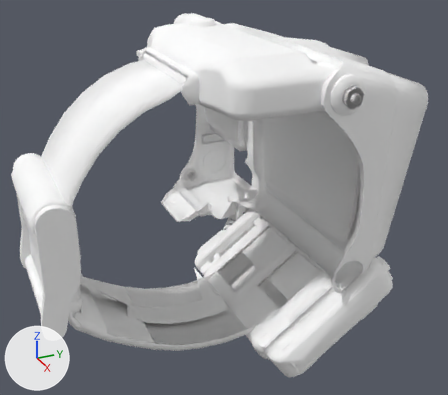
A saved change to the Blender file pip boy 2000.blend.
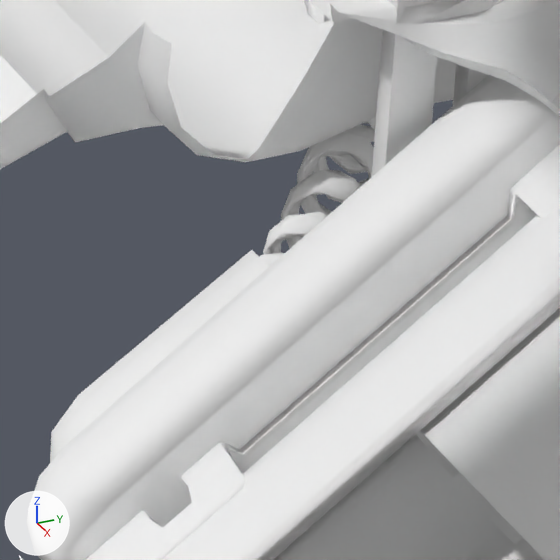
Old and new are each drawn from a camera (50 mm lens) standing at (25.28, -6.71, 8.8) and looking at (6.2, 1.88, -0.74) and again close up on the part from 43% to 58% of the width and 51% to 68% of the height. Arrows for +X, +Y and +Z are at lower left; the lights stay in place.

The older version as bpy lines, for what is in view:
```python
ob_pip_boy_2000 = bpy.data.objects.new('Pip boy 2000', me_pip_boy_2000)
ob_pip_boy_2000.location = (0.0, 0.0, 0.0)
ob_pip_boy_2000.rotation_euler = (1.571, 0.0, 0.0)  # degrees (90, 0, 0)
```
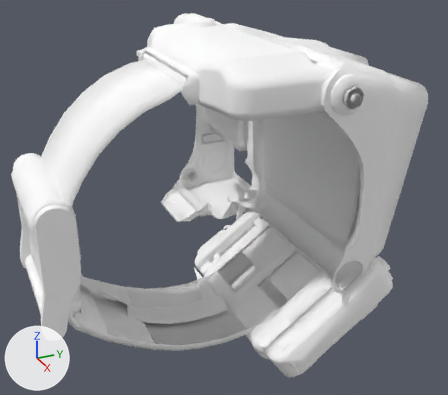
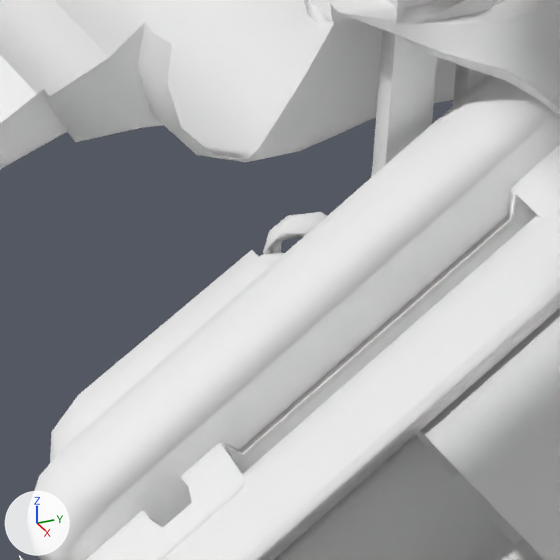
Commit message: removed some wire

Pixel boxes (x1, y1, x2, y2) of what changed, in the close-ups (560 x 560 px):
part 1 of me_pip_boy_2000, cut back
    before: (281, 117, 376, 248)
    after: (324, 15, 332, 23)

The edits, one by one:
me_pip_boy_2000 is used by ob_pip_boy_2000; location (0.0, 0.0, 0.0); rotation (1.571, 0.0, 0.0), in degrees (90, 0, 0).
me_pip_boy_2000 had 13888 vertices, 17457 faces, 27 loose edges and spanned x -1.76..12.09, y -5.52..5.66, z -6.42..5.45.
me_pip_boy_2000 now has 13620 vertices, 17035 faces, 24 loose edges and spans x -1.76..12.09, y -5.52..5.66, z -6.42..5.45.
Part 1, on me_pip_boy_2000:
268 vertices are removed from x 1.94..3.25, y -3.93..-3.22, z -4.39..-3.32.
426 faces are deleted.
5 loose edges are deleted.
2 loose edges are added.
4 new faces join them, mat_material_000db7 (its picture is missing).
